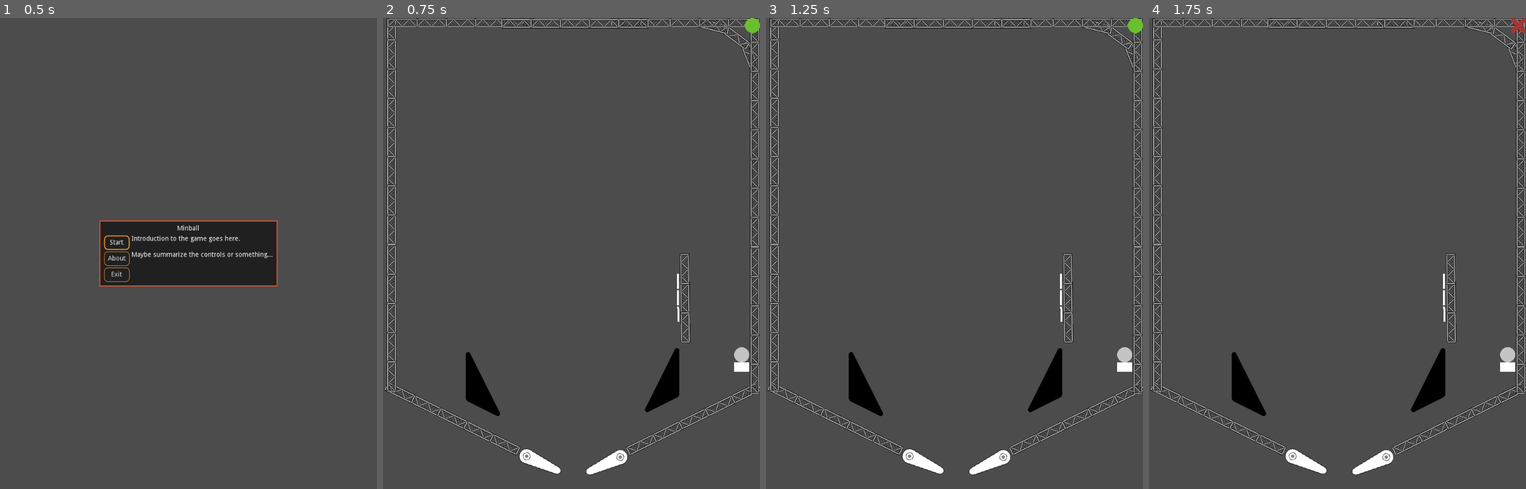
Above: before the commit, frames 1-4 (left to right).
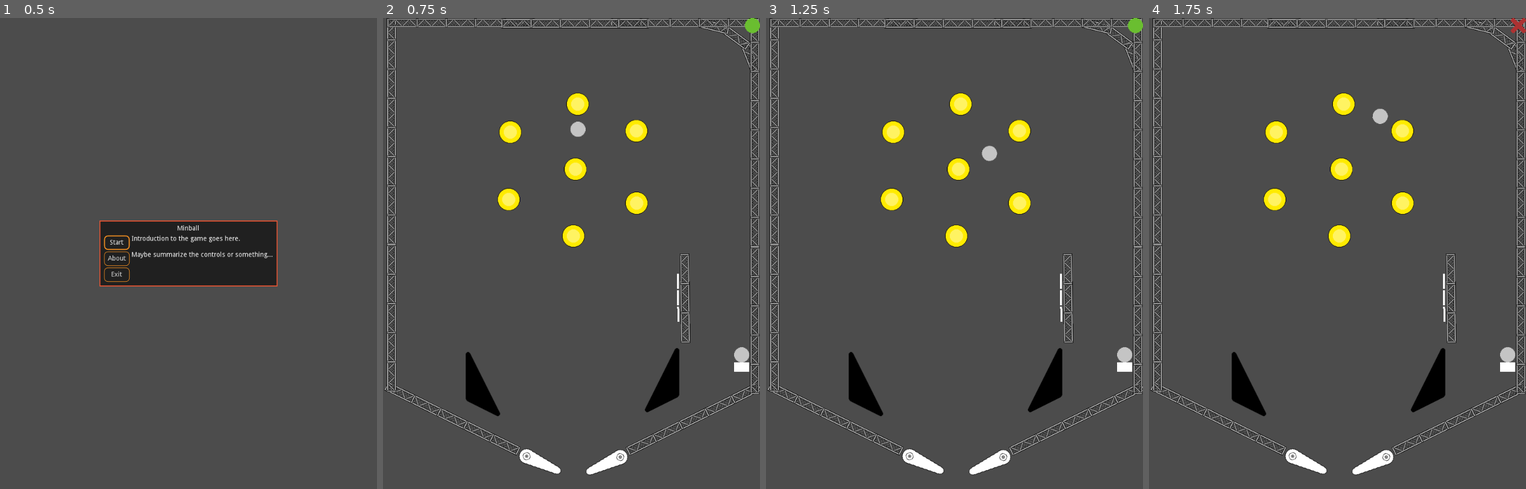
Above: after the commit, the same moments.

Repository: pizzasgood/Minball_LD48
Game: Godot game, scene res://TitleScreen.tscn
Same seed, same stepped clock (60 frames per second), same inputs: the game is played once before the commit and once after it.
Inputs (mouse positions are in pixels of both pictures, inside the frame that each line leads up to):
- Up to frame 1 (0.5 s): no input
- Up to frame 2 (0.75 s): click "Start" at 0.5 s
- Up to frame 3 (1.25 s): no input
- Up to frame 4 (1.75 s): click (1518, 253) at 1.25 s

Frame 1 is identical in both runs. In frame 2, 1.7% of the frame differs, in the area x 30-71%, y 15-49%; in frame 3, 1.7%; in frame 4, 1.7%.

Commit message:
Add bumpers

Diff:
--- a/Levels/MineTop.tscn
+++ b/Levels/MineTop.tscn
@@ -9,15 +9,17 @@
 [ext_resource path="res://Mechanisms/Girder5x.tscn" type="PackedScene" id=7]
 [ext_resource path="res://Mechanisms/FlipperRight.tscn" type="PackedScene" id=8]
 [ext_resource path="res://SFX/mining.wav" type="AudioStream" id=9]
-[ext_resource path="res://Levels/MineTop.gd" type="Script" id=10]
+[ext_resource path="res://Ball.tscn" type="PackedScene" id=10]
 [ext_resource path="res://Mechanisms/DropTargets.tscn" type="PackedScene" id=11]
 [ext_resource path="res://Mechanisms/Girder3x.tscn" type="PackedScene" id=12]
+[ext_resource path="res://Mechanisms/Bumper.tscn" type="PackedScene" id=13]
+[ext_resource path="res://Levels/MineTop.gd" type="Script" id=14]
 
 [sub_resource type="RectangleShape2D" id=1]
 extents = Vector2( 413.691, 45.6281 )
 
 [node name="MineTop" type="Node2D"]
-script = ExtResource( 10 )
+script = ExtResource( 14 )
 
 [node name="FlipperLeft" parent="." instance=ExtResource( 1 )]
 position = Vector2( 304.754, 930.421 )
@@ -111,4 +113,28 @@
 [node name="Girder" parent="DropTargets" instance=ExtResource( 12 )]
 position = Vector2( 1.12247, -14.6326 )
 
+[node name="Bumper" parent="." instance=ExtResource( 13 )]
+position = Vector2( 270.154, 242.342 )
+
+[node name="Bumper7" parent="." instance=ExtResource( 13 )]
+position = Vector2( 266.79, 385.294 )
+
+[node name="Bumper2" parent="." instance=ExtResource( 13 )]
+position = Vector2( 413.197, 182.803 )
+
+[node name="Bumper3" parent="." instance=ExtResource( 13 )]
+position = Vector2( 404.062, 462.826 )
+
+[node name="Bumper4" parent="." instance=ExtResource( 13 )]
+position = Vector2( 537.72, 239.593 )
+
+[node name="Bumper5" parent="." instance=ExtResource( 13 )]
+position = Vector2( 408.49, 320.966 )
+
+[node name="Bumper6" parent="." instance=ExtResource( 13 )]
+position = Vector2( 538.297, 393.015 )
+
+[node name="Ball" parent="." instance=ExtResource( 10 )]
+position = Vector2( 413.721, 228.724 )
+
 [connection signal="targets_complete" from="DropTargets" to="." method="_on_DropTargets_targets_complete"]
--- /dev/null
+++ b/Mechanisms/Bumper.gd
@@ -0,0 +1,12 @@
+extends RigidBody2D
+
+export var force := 750.0
+
+onready var sfx : AudioStreamPlayer2D = find_node("SFX")
+
+func _on_Bumper_body_entered(body: RigidBody2D) -> void:
+	if not body is RigidBody2D:
+		return
+	if body.is_in_group("balls"):
+		sfx.play()
+		body.apply_central_impulse(force * (body.position - position).normalized())
--- /dev/null
+++ b/Mechanisms/Bumper.tscn
@@ -0,0 +1,27 @@
+[gd_scene load_steps=5 format=2]
+
+[ext_resource path="res://SFX/bumper.wav" type="AudioStream" id=1]
+[ext_resource path="res://Mechanisms/bumper.png" type="Texture" id=2]
+[ext_resource path="res://Mechanisms/Bumper.gd" type="Script" id=3]
+
+[sub_resource type="CircleShape2D" id=1]
+radius = 24.0
+
+[node name="Bumper" type="RigidBody2D"]
+collision_mask = 2
+mode = 3
+contacts_reported = 1
+contact_monitor = true
+script = ExtResource( 3 )
+
+[node name="Sprite" type="Sprite" parent="."]
+texture = ExtResource( 2 )
+
+[node name="CollisionShape2D" type="CollisionShape2D" parent="."]
+shape = SubResource( 1 )
+
+[node name="SFX" type="AudioStreamPlayer2D" parent="."]
+stream = ExtResource( 1 )
+bus = "SFX"
+
+[connection signal="body_entered" from="." to="." method="_on_Bumper_body_entered"]
Not shown: 1 places in Levels/MineTop.tscn that only renumber resources
Binary file added: Mechanisms/bumper.png
Not shown, added: Mechanisms/bumper.png.import
